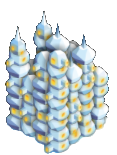
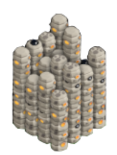
Layers edited between the first and the second 117x155 image:
hid "Pasted Layer #105" over [5,10,109,154]
added layer "7.png" above "6.png" over [11,13,107,152]
